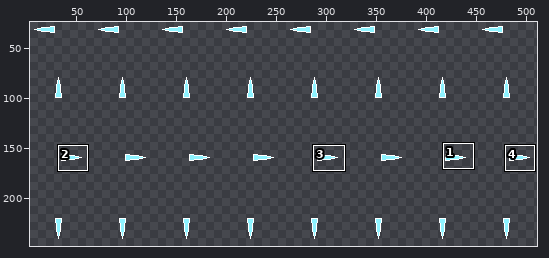
File history of a sprite sheet, resources/icelance.png. The first picture is a wide view before the edit; the outline marks the close-up.
Close-up. Old version:
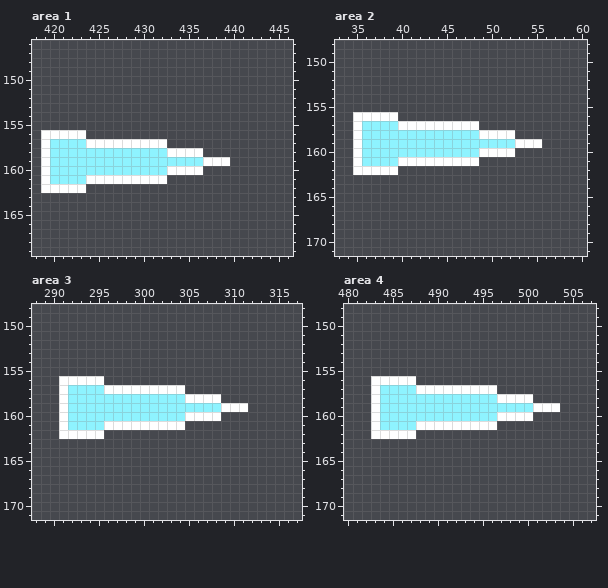
The file is 512x256 pixels. Shown: area 1: x 418..446, y 146..169; area 2: x 33..60, y 148..171; area 3: x 288..317, y 148..171; area 4: x 480..507, y 148..171. The wide view leaves out empty margins. The commit also changed other parts of the picture, which this record leaves out.
After:
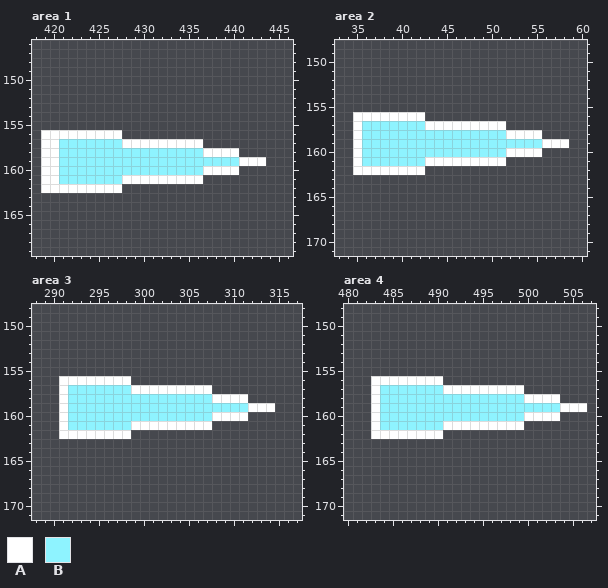
Palette (. is transparent): A #ffffff  B #8ef3ff
Change:
Area 1:
The author put colour A in row 156 at x 424 to 427; in row 157 at x 433 to 436; in row 158 at x 437 to 440; in row 159 at x 441 to 443; in row 160 at x 437 to 440; in row 161 at x 433 to 436.
The author put colour A in row 162 at x 424 to 427.
Colour B becomes colour A in rows 157 to 161 at x 420.
The author put colour B in row 159 at x 440.
Colour A becomes colour B in row 157 at x 424 to 427; in row 158 at x 433 to 436; in row 159 at x 437 to 439; in row 160 at x 433 to 436; in row 161 at x 424 to 427.
Area 2:
The author put colour A in row 156 at x 40 to 42; in row 157 at x 49 to 51; in row 158 at x 53 to 55; in row 159 at x 56 to 58; in row 160 at x 53 to 55; in row 161 at x 49 to 51.
The author put colour A in row 162 at x 40 to 42.
Colour A becomes colour B in row 157 at x 40 to 42; in row 158 at x 49 to 51; in row 159 at x 53 to 55; in row 160 at x 49 to 51; in row 161 at x 40 to 42.
Area 3:
The author put colour A in row 156 at x 296 to 298; in row 157 at x 305 to 307; in row 158 at x 309 to 311; in row 159 at x 312 to 314; in row 160 at x 309 to 311; in row 161 at x 305 to 307.
The author put colour A in row 162 at x 296 to 298.
Colour A becomes colour B in row 157 at x 296 to 298; in row 158 at x 305 to 307; in row 159 at x 309 to 311; in row 160 at x 305 to 307; in row 161 at x 296 to 298.
Area 4:
The author put colour A in row 156 at x 488 to 490; in row 157 at x 497 to 499; in row 158 at x 501 to 503; in row 159 at x 504 to 506; in row 160 at x 501 to 503; in row 161 at x 497 to 499.
The author put colour A in row 162 at x 488 to 490.
Colour A becomes colour B in row 157 at x 488 to 490; in row 158 at x 497 to 499; in row 159 at x 501 to 503; in row 160 at x 497 to 499; in row 161 at x 488 to 490.
